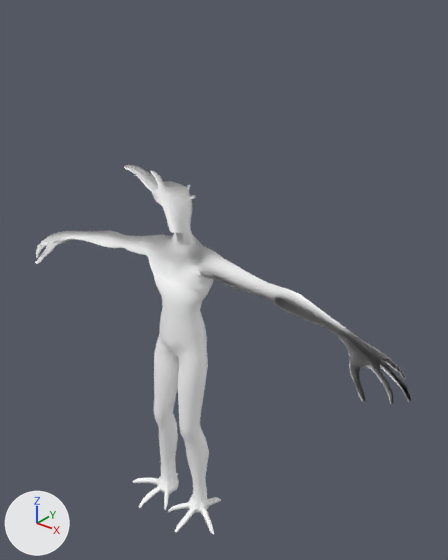
An edit to the FBX model 3DAssets/060_animation/reach/live/reach.fbx, drawn before and after from the same camera.
One viewpoint serves both versions: a 50 mm lens placed at (1.93, -2.06, 2.82), pointed at (0.14, 0.18, 1.43). The axes (+X, +Y, +Z) are drawn at lower left. The lights are the same throughout. Where no turn or scale is listed for an object, it has been applied to the vertices.

The older version as bpy lines, for what is in view:
```python
me_mesh = bpy.data.meshes.new('Mesh')
me_mesh.from_pydata(...)  # 1931 vertices, 1931 faces; spans x -1.24..1.24, y -0.26..0.14, z 0.0..2.03
me_mesh.materials.append(mat_monsterlow_defaultmat1)  # its picture is missing
ob_monstera_geo = bpy.data.objects.new('monsterA_geo', me_mesh)
ob_monstera_geo.location = (0.0, 0.0, 0.0)
```
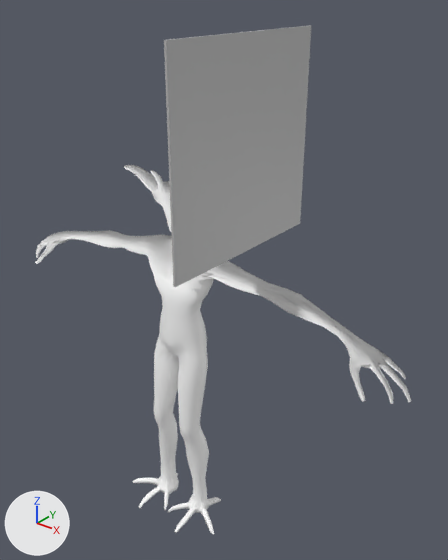
Commit message: reach update

Boxes (x1, y1, x2, y2) around the edits, measured in the pictures (448 x 560 px):
'pCube1', added
    after: (164, 25, 311, 287)
'monsterA_geo', shading changed
    both: (159, 181, 411, 404)

The edits, one by one:
Material 'lambert1' (mat_lambert1) is new.
Its base color is (0.5, 0.5, 0.5) (grey #bcbcbc).
me_mesh has 1931 vertices, 1931 faces and spans x -1.24..1.24, y -0.26..0.14, z 0.0..2.03.
me_mesh is used by ob_monstera_geo; location (0.0, 0.0, 0.0).
me_mesh part 1: its shading normals changed.
Mesh me_mesh_1 is new.
It is a box spanning x -0.01..0.0, y -0.459..0.459, z 0.0..0.917.
It uses material mat_lambert1 (grey #bcbcbc).
Object 'pCube1' (ob_pcube1) is new; it shows me_mesh_1.
Its location is (0.402, 0.0, 1.716).
